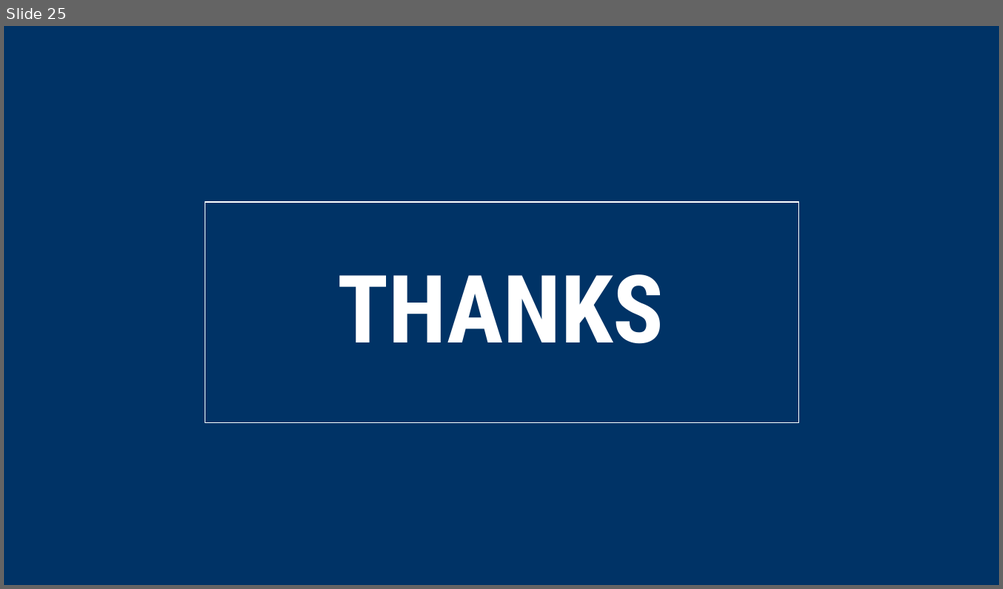
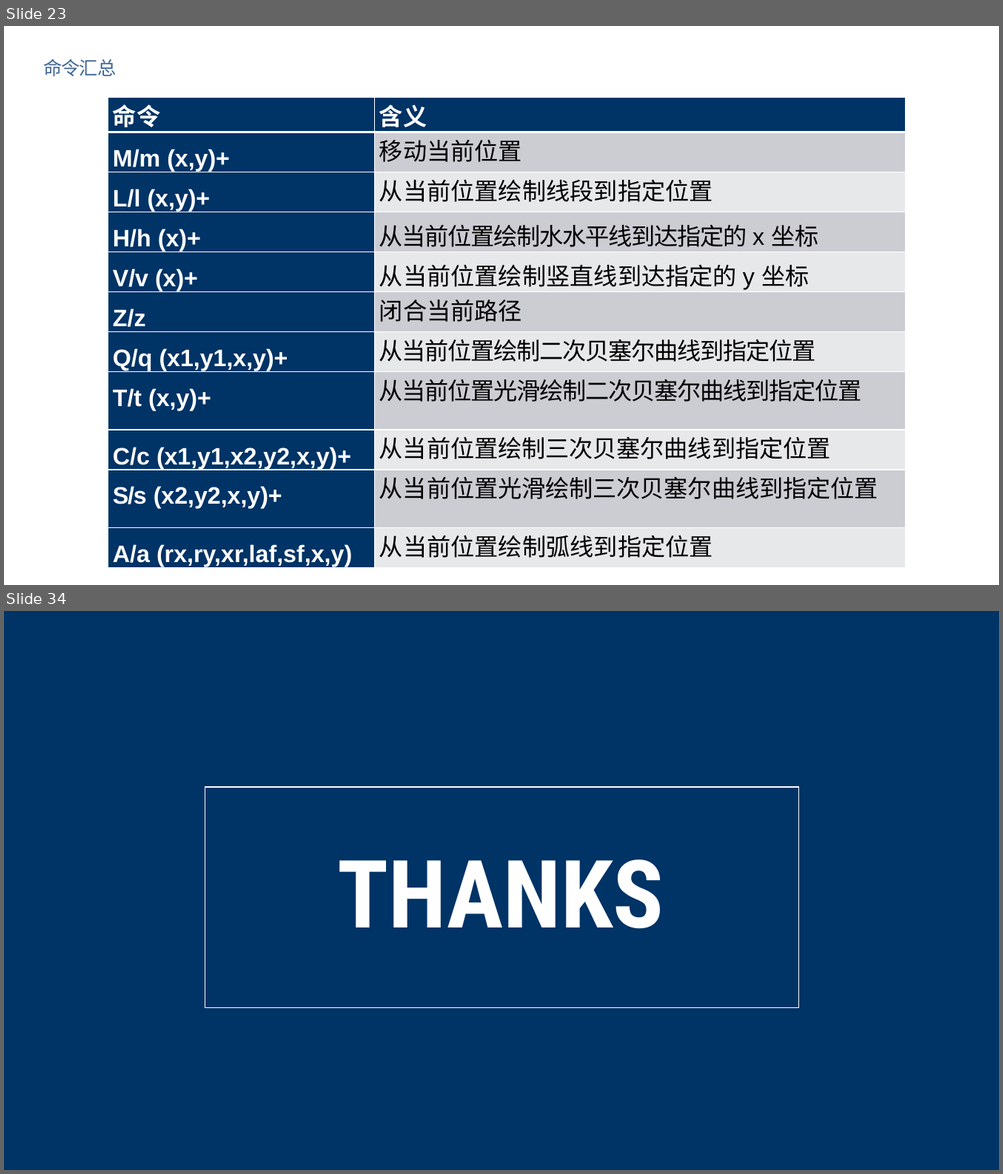
Before and after one commit to lss0928/git_test, a slide deck: svg/走进SVG.pptx. Shown one above the other, each under a label of ours: slide 25 before the commit, slides 23 and 34 after it; the slides between them are not shown. The pictures are 1003x589 and 1003x1174 pixels, drawn with LibreOffice and Linux fonts; fonts in the diff are those of the drawing. Boxes give left, top, right and bottom in pixels: in the first picture for what was removed or moved away, otherwise in the second. Text is boxed around its words. In the diff, an @@ line names an element or a change of style, - is before the commit and + after.

```diff
--- a/svg/走进SVG.pptx
+++ b/svg/走进SVG.pptx
@@ slide 23 added at (4,26,999,585), background #FFFFFF @@
@@ text added at (43,59,116,76), 18 pt, text #3F6797 @@
+命令汇总
@@ table added at (108,98,906,573), 11 rows, 2 columns @@
+命令 | 含义
+M/m (x,y)+ | 移动当前位置
+L/l (x,y)+ | 从当前位置绘制线段到指定位置
+H/h (x)+ | 从当前位置绘制⽔水平线到达指定的 x 坐标
+V/v (x)+ | 从当前位置绘制竖直线到达指定的 y 坐标
+Z/z | 闭合当前路径
+Q/q (x1,y1,x,y)+ | 从当前位置绘制二次贝塞尔曲线到指定位置
+T/t (x,y)+ | 从当前位置光滑绘制二次贝塞尔曲线到指定位置
+C/c (x1,y1,x2,y2,x,y)+ | 从当前位置绘制三次贝塞尔曲线到指定位置
+S/s (x2,y2,x,y)+ | 从当前位置光滑绘制三次贝塞尔曲线到指定位置
+A/a (rx,ry,xr,laf,sf,x,y) | 从当前位置绘制弧线到指定位置
@@ what was slide 25 is now slide 34 @@
```
Also in this commit, not shown: 16 slides changed, 15 other slides added, 7 slides removed, 15 other files.
